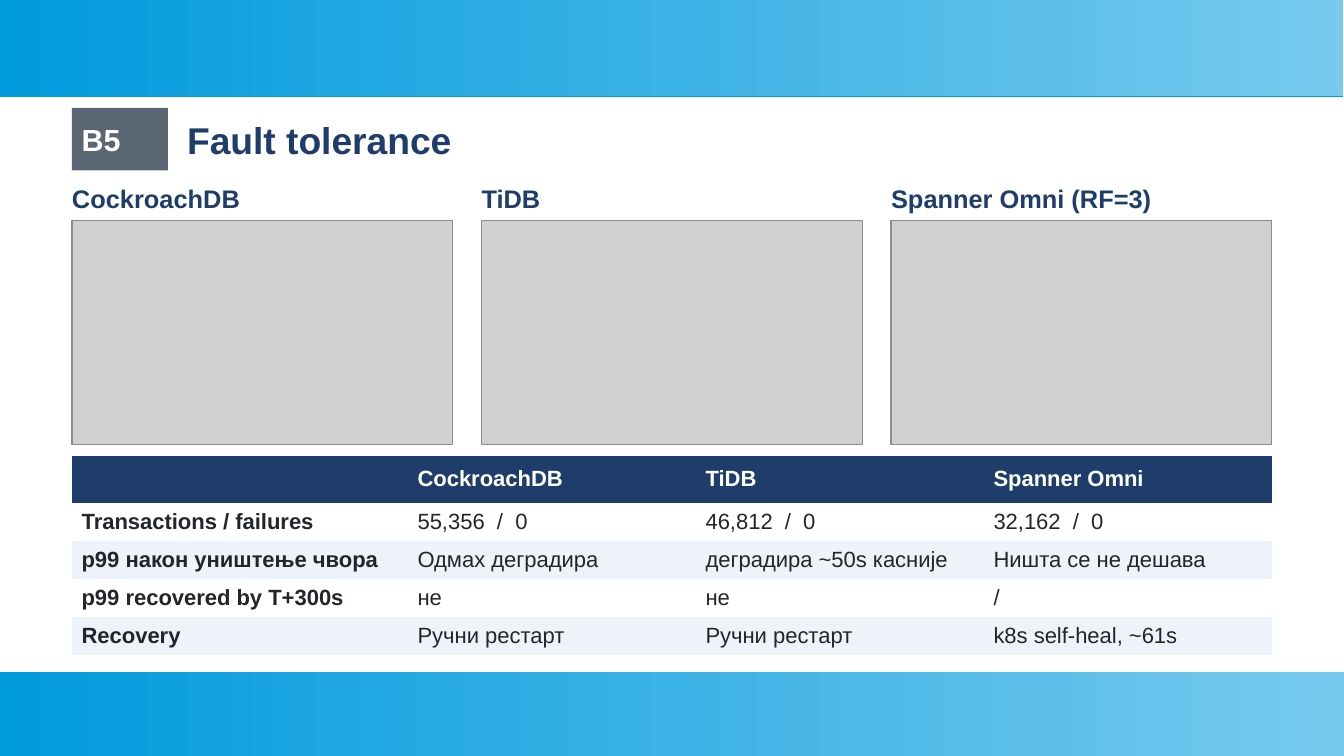
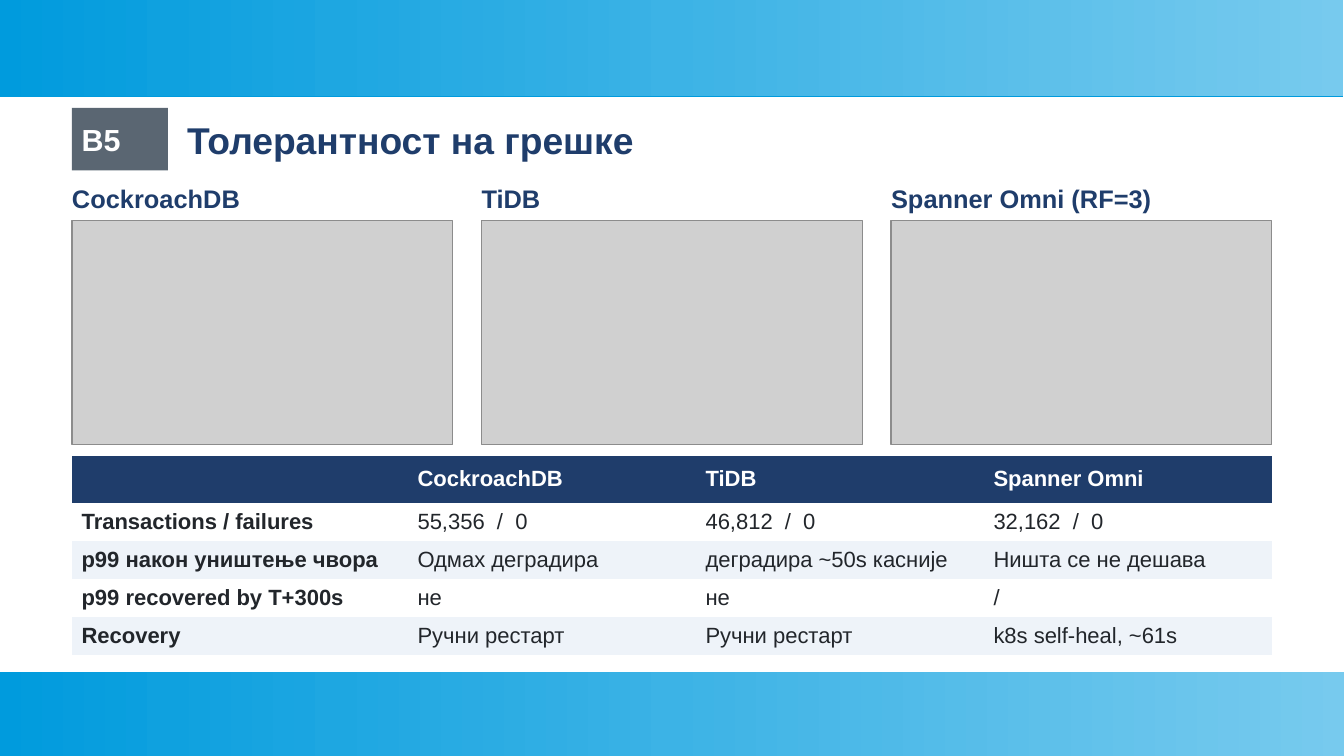
Before and after one commit to AleksaMilojkovic17252/db-seminar-3, a slide deck: slide 16 of seminar3.odp. Drawn at 1344x756 pixels with LibreOffice and Linux fonts; fonts in the diff are those of the drawing; grey boxes stand for pictures. Boxes give left, top, right and bottom in pixels: in the first picture for what was removed or moved away, otherwise in the second. Text is boxed around its words. In the diff, an @@ line names an element or a change of style, - is before the commit and + after.

```diff
--- a/seminar3.odp
+++ b/seminar3.odp
@@ text at bbox=[187, 128, 633, 161]: text changed @@
-Fault tolerance
+Толерантност на грешке
```
Also in this commit, not shown: 3 other slides changed, 1 other file.
